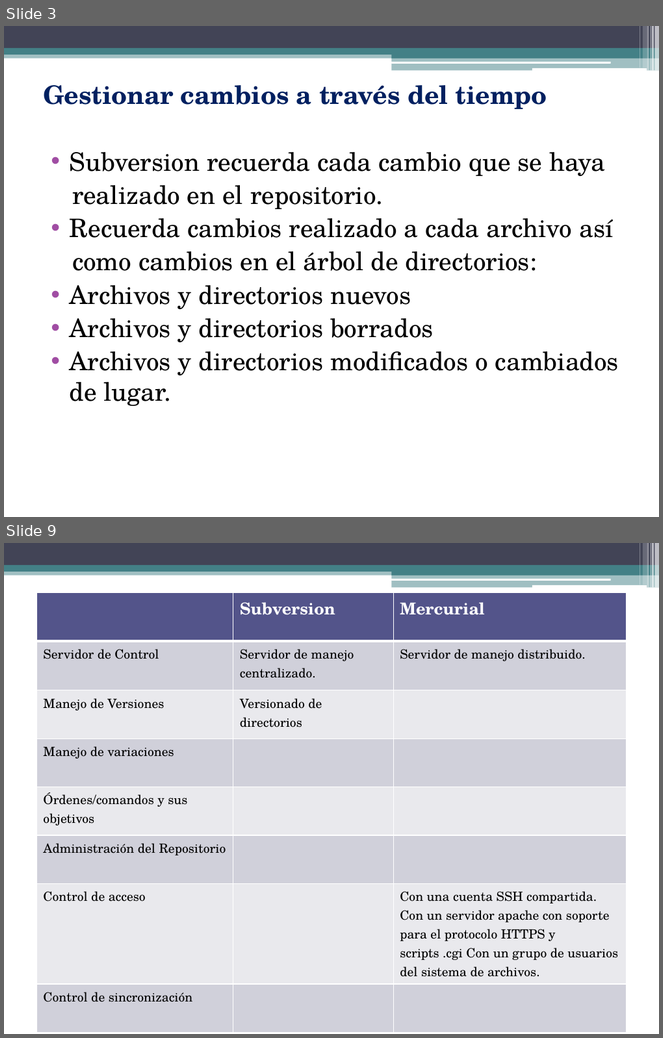
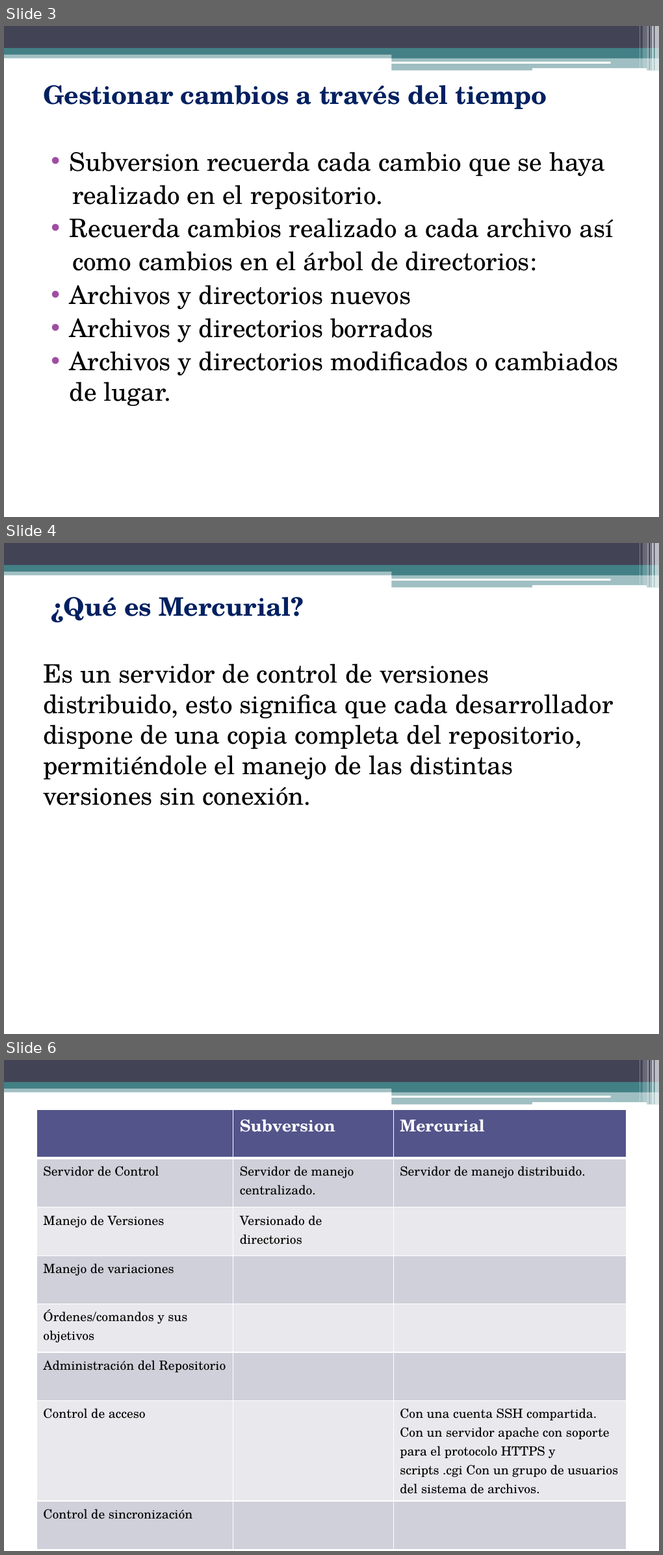
Before and after one commit to gabrielgag89/ing-sw-2012, a slide deck: Gestion de Configuracion.pptx. Shown one above the other, each under a label of ours: slides 3 and 9 before the commit, slides 3, 4 and 6 after it; the slides between them are not shown. The pictures are 663x1038 and 663x1555 pixels, drawn with LibreOffice and Linux fonts; fonts in the diff are those of the drawing. Boxes give left, top, right and bottom in pixels: in the first picture for what was removed or moved away, otherwise in the second. Text is boxed around its words. In the diff, an @@ line names an element or a change of style, - is before the commit and + after.

```diff
--- a/Gestion de Configuracion.pptx
+++ b/Gestion de Configuracion.pptx
@@ slide 4 added at box(4, 543, 659, 1034), background #FFFFFF; not listed: 13 template elements that a slide beside it also shows @@
@@ text added at box(43, 597, 613, 806), 28 pt, text #000000 @@
+¿Qué es Mercurial?
+Es un servidor de control de versiones distribuido, esto significa que cada desarrollador dispone de una copia completa del repositorio, permitiéndole el manejo de las distintas versiones sin conexión.
@@ what was slide 9 is now slide 6 @@
```
Also in this commit, not shown: 3 other slides added, 4 slides removed, 1 other file.
